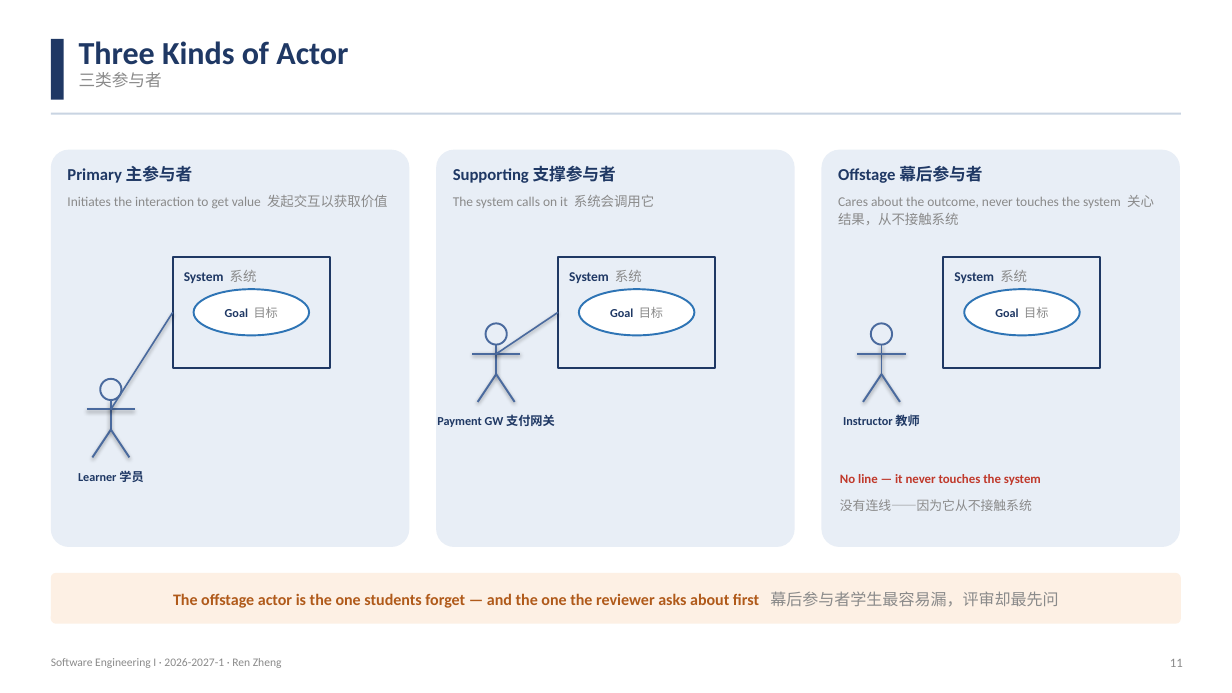
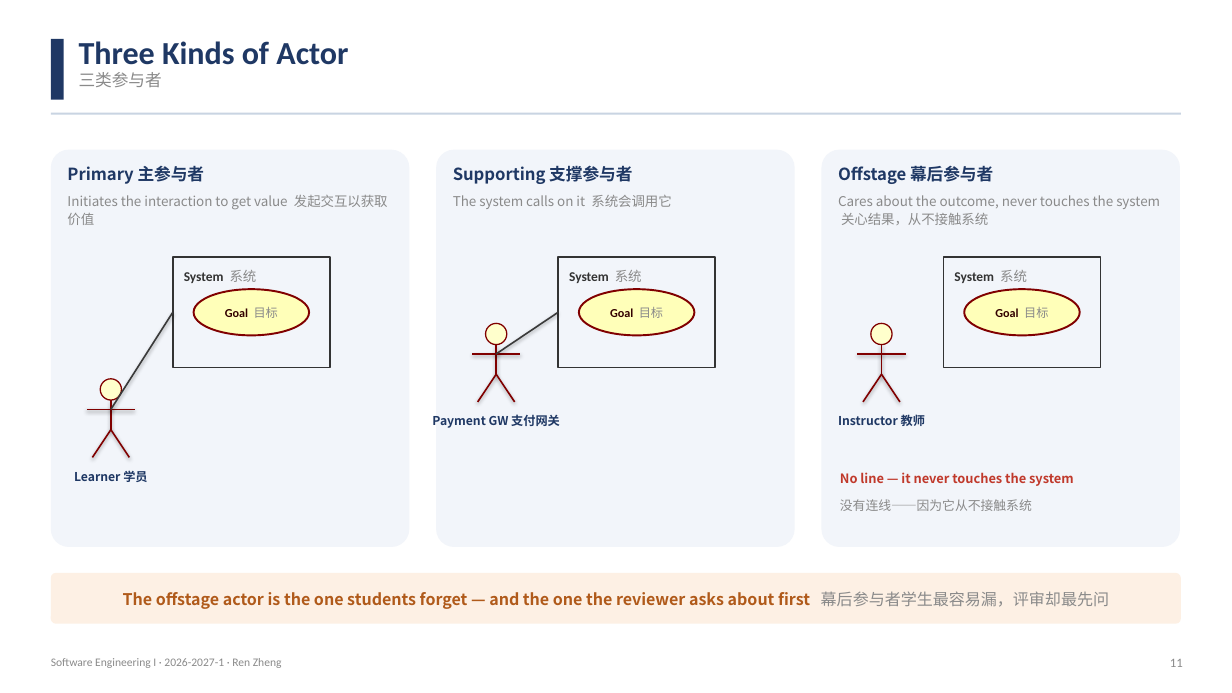
Before and after one commit to klausren/software-engineering-course, a slide deck: slide 11 of 01-slides/W07-Requirements-Modeling-Use-Case.pptx. Drawn at 1232x693 pixels with LibreOffice and Linux fonts; fonts in the diff are those of the drawing. Boxes give left, top, right and bottom in pixels: in the first picture for what was removed or moved away, otherwise in the second. Text is boxed around its words. In the diff, an @@ line names an element or a change of style, - is before the commit and + after.

Commit message:
fix: redraw the UML diagrams to proper UML notation
The first pass drew recognisable shapes but got the notation wrong, and a
student would have learned the wrong conventions from it. Compared against
the Chinese lecture decks (需求技术（1）/（2）) and the UML spec, five
things were wrong:

1. include/extend used a FILLED triangle arrowhead. UML dependencies use
   an OPEN arrowhead -- now drawn as a real V from two short segments.
2. Generalisation used a filled triangle. It must be a HOLLOW triangle.
   It is now drawn from three line segments, so the tip lands exactly on
   the target instead of drifting (rotating a preset shape rotates about
   its centre, not its tip).
3. Use cases were white with a blue outline. The classic rendering -- and
   the one in the Chinese decks -- is a lemon-yellow fill (#FFFFB9) with
   a dark-red outline (#800000), sampled from the actual pixels. Actors
   get a solid cream head rather than an empty circle.
4. The include arrow pointed the wrong way in the reference model. UML:
   include points from the BASE to the INCLUDED use case; extend points
   from the extending use case to the BASE. The slide text said "both
   arrows point at the depended-upon element", which is too vague to
   learn from -- it now names which end each one points at.
5. Every shape carried a theme drop shadow. `shadow.inherit = False`
   only writes an empty <a:effectLst/>, which LibreOffice does not
   honour; the <p:style> block with its effectRef has to be removed.

Also: the reference model is laid out one column per actor so the
association lines no longer cross the whole diagram, and the Bad UML
Clinic markers now sit on the element each defect actually belongs to,
numbered to match the list on the right.

All five decks re-verified: no empty pages, no footer collisions, no text
overlaps, no SafeHome/Daisy content, no personal data.

```diff
--- a/01-slides/W07-Requirements-Modeling-Use-Case.pptx
+++ b/01-slides/W07-Requirements-Modeling-Use-Case.pptx
@@ fill #E8EEF6 to #F2F5FA in 3 elements at (51, 150, 409, 547), (436, 150, 795, 547), (822, 150, 1180, 547) @@
@@ fill #E8EEF6 to none; outline #1F3864 1.5 pt to #333333 1.25 pt in 3 elements at (173, 257, 330, 368), (558, 257, 715, 368), (944, 257, 1101, 368) @@
@@ font Calibri to Noto Sans CJK SC in "系统"; text colour #1F3864 to #333333 in "System" in 3 elements at (184, 270, 257, 283), (569, 270, 642, 283), (954, 270, 1027, 283) @@
@@ fill #FFFFFF to #FFFFB9; outline #2E74B5 1.5 pt to #800000 1.5 pt in 3 elements at (194, 289, 310, 335), (579, 289, 694, 335), (965, 289, 1080, 335) @@
@@ font Calibri to Noto Sans CJK SC in "目标"; text colour #1F3864 to #330000 in "Goal" in 3 elements at (225, 307, 278, 318), (610, 307, 663, 318), (995, 307, 1048, 318) @@
@@ line (111, 409) - (173, 312): stroke #4A6A9E 1.25 pt to #3A3A3A 1.25 pt @@
@@ line (496, 354) - (558, 312): stroke #4A6A9E 1.25 pt to #3A3A3A 1.25 pt @@
@@ fill none to #FFFFCC; outline #4A6A9E 1.5 pt to #800000 1 pt in 3 elements at (100, 379, 121, 400), (485, 323, 506, 345), (871, 323, 892, 345) @@
@@ line (472, 354) - (520, 354): stroke #4A6A9E 1.5 pt to #800000 1.25 pt @@
@@ line (496, 345) - (496, 374): stroke #4A6A9E 1.5 pt to #800000 1.25 pt @@
@@ line (858, 354) - (906, 354): stroke #4A6A9E 1.5 pt to #800000 1.25 pt @@
@@ line (882, 345) - (882, 374): stroke #4A6A9E 1.5 pt to #800000 1.25 pt @@
@@ line (496, 374) - (478, 402): stroke #4A6A9E 1.5 pt to #800000 1.25 pt @@
@@ line (496, 374) - (515, 402): stroke #4A6A9E 1.5 pt to #800000 1.25 pt @@
@@ line (882, 374) - (863, 402): stroke #4A6A9E 1.5 pt to #800000 1.25 pt @@
@@ line (882, 374) - (900, 402): stroke #4A6A9E 1.5 pt to #800000 1.25 pt @@
@@ line (87, 409) - (135, 409): stroke #4A6A9E 1.5 pt to #800000 1.25 pt @@
@@ line (111, 400) - (111, 430): stroke #4A6A9E 1.5 pt to #800000 1.25 pt @@
@@ line (111, 430) - (92, 457): stroke #4A6A9E 1.5 pt to #800000 1.25 pt @@
@@ line (111, 430) - (129, 457): stroke #4A6A9E 1.5 pt to #800000 1.25 pt @@
@@ font Calibri to Noto Sans CJK SC in 11 elements at (67, 165, 205, 184), (67, 195, 388, 225), (74, 470, 147, 482), (453, 165, 632, 184), (453, 195, 671, 209), (432, 414, 560, 428), (838, 166, 993, 184), (838, 195, 1160, 225), (838, 415, 925, 426), (840, 472, 1074, 486), (123, 591, 1109, 609) @@
```
Also in this commit, not shown: 8 other slides changed, 2 other files.
